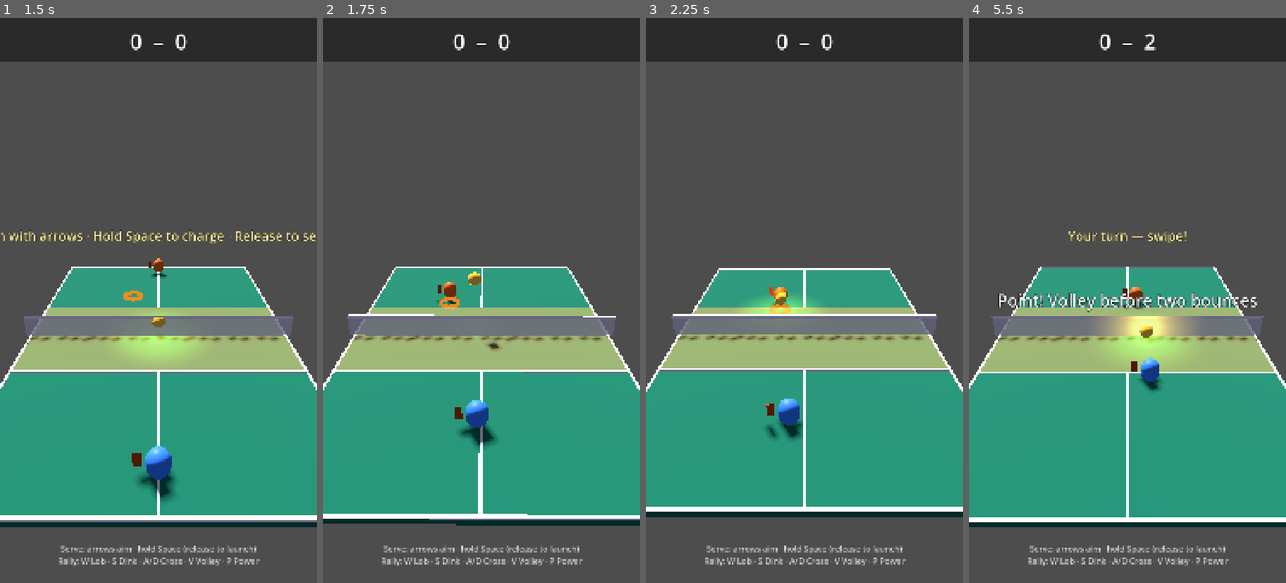
Above: before the commit, frames 1-4 (left to right).
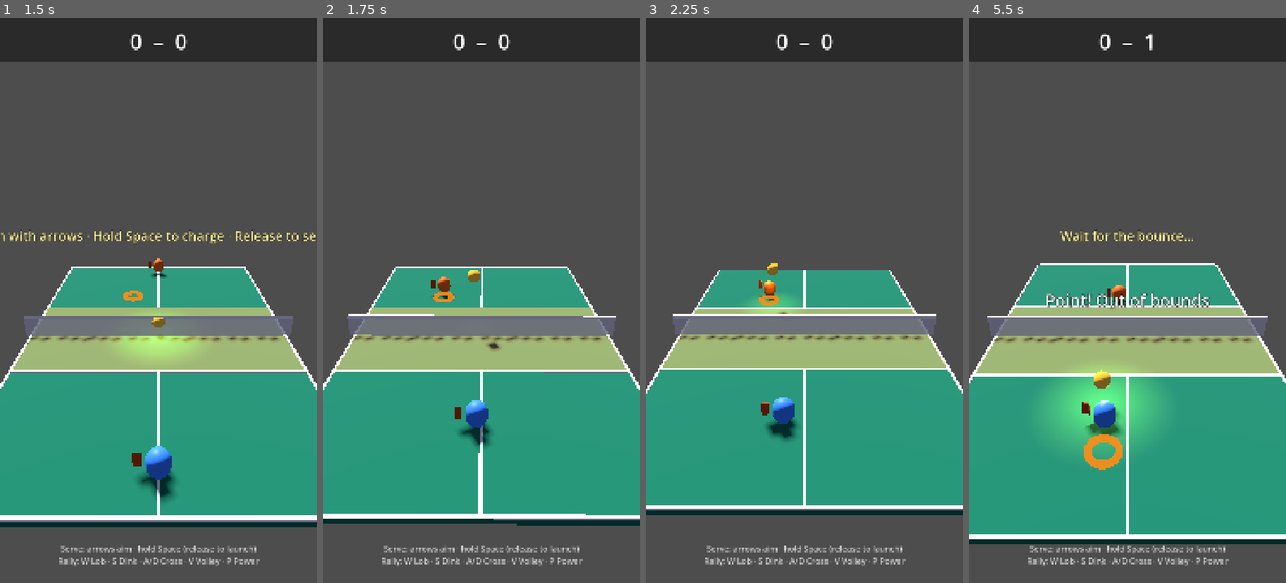
Above: after the commit, the same moments.

Repository: altafhssn/pickleball
Game: Godot game, scene res://scenes/Main.tscn
Same seed, same stepped clock (60 frames per second), same inputs: the game is played once before the commit and once after it.
Inputs (mouse positions are in pixels of both pictures, inside the frame that each line leads up to):
- Up to frame 1 (1.5 s): click "▶ Quick Match" at 0.5 s; tap Enter at 1.25 s; move the mouse to (228, 272) at 1.27 s; hold Right from 1.28 s (still down); hold V from 1.28 s (still down); click (228, 272) at 1.42 s
- Up to frame 2 (1.75 s): keep holding Right; keep holding V; tap Space at 1.52 s
- Up to frame 3 (2.25 s): release Right at 2 s; release V at 2 s; drag from (741, 328) to (788, 413) at 2.02 s
- Up to frame 4 (5.5 s): move the mouse to (1159, 176) at 2.77 s; hold Right 2.78-3.5 s; hold V 2.78-3.5 s; drag from (1111, 413) to (1032, 215) at 3.52 s; move the mouse to (1222, 385) at 4.27 s; hold Left 4.28-5 s; hold V 4.28-5 s; tap Space at 4.52 s; drag from (1032, 215) to (1079, 159) at 5.02 s

Frame 1 is identical in both runs. In frame 2, 0.6% of the frame differs, in the area x 5-84%, y 44-90%; in frame 3, 3.2%; in frame 4, 15%, in the area x 0-100%, y 2-94%.

Commit message:
[physics/ux] Fix the cause of the chaos: over-aggressive drag
User screenshots showed three different rally-killer faults:
- "Opponent volleyed before two bounces"
- "Serve in own court"
- "Volley before two bounces"

Root cause for the first two: linear_drag = 0.45 + quadratic 0.08
was decelerating shots so fast they couldn't reach their target.
Numbers: ball at 4 m/s decelerates at ~6 m/s². Serve speed dies
mid-flight. AI serve target was z=-1.0 (player side) but ball was
landing at z≈0 (the net) → "Serve in own court". Same problem on
AI returns — they couldn't make it back across.

Ball.serve uses projectile-correct math which assumes no drag, so
even small drag breaks the calculation. With these new constants:
- drag_coefficient: 0.08 → 0.02
- linear_drag: 0.45 → 0
…a 5 m/s shot loses ~0.5 m/s over a 0.5s flight, which is enough
to feel wiffle-y without killing the trajectory.

UX fix for the third fault:
- During the two-bounce phase, while the ball is on the player's
  side but hasn't bounced yet, the HUD serve label now reads
  "Wait for the bounce…" (was just "Your turn — swipe!"). Once the
  bounce happens it switches to the normal swipe prompt.

Co-Authored-By: Claude Opus 4.7 <noreply@anthropic.com>

Diff:
--- a/scripts/Ball.gd
+++ b/scripts/Ball.gd
@@ -12,10 +12,12 @@
 @export var base_speed: float = 5.0
 @export var max_speed: float = 12.0
 @export var spin_factor: float = 0.3
-# Quadratic drag dominates at high speeds; linear drag handles the slow,
-# floaty tail so the wiffle ball decelerates the way it should.
-@export var drag_coefficient: float = 0.08
-@export var linear_drag: float = 0.45
+# Quadratic drag only — linear was overkill and made shots die in flight.
+# With mass 0.5 and these constants, a 5 m/s shot loses ~0.5 m/s over a
+# typical 0.5s flight, which feels right without breaking the projectile
+# math used by Ball.serve().
+@export var drag_coefficient: float = 0.02
+@export var linear_drag: float = 0.0
 # Ball stops when it's basically at rest on the floor — avoids endless
 # micro-bouncing after a dink lands.
 @export var rest_speed_threshold: float = 0.35
--- a/scripts/Main.gd
+++ b/scripts/Main.gd
@@ -1000,7 +1000,12 @@
 	if not rally_active or not ball.is_in_play:
 		return
 	if ball.position.z < 0:
-		hud.show_serve_indicator("Your turn — swipe!")
+		# Ball on player's side. If we're in the two-bounce phase and the
+		# ball hasn't bounced on our side yet, warn the user not to volley.
+		if total_bounces_in_rally < 2 and bounces_since_last_hit < 1:
+			hud.show_serve_indicator("Wait for the bounce…")
+		else:
+			hud.show_serve_indicator("Your turn — swipe!")
 	else:
 		hud.show_serve_indicator("")
 
